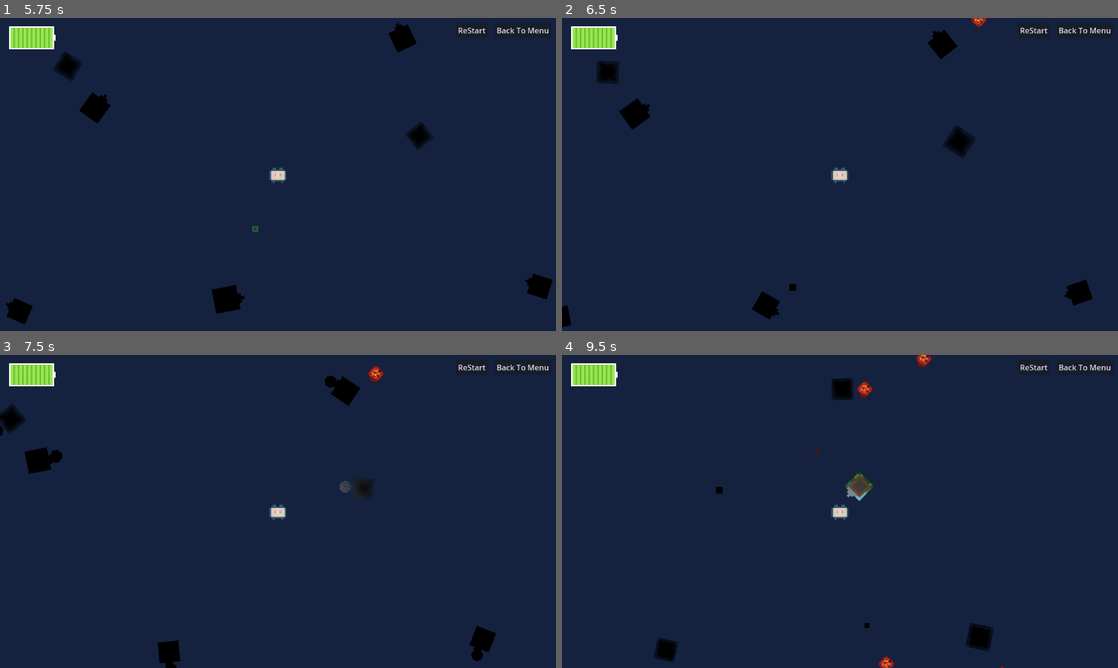
Above: before the commit, frames 1-4 (two rows, left to right).
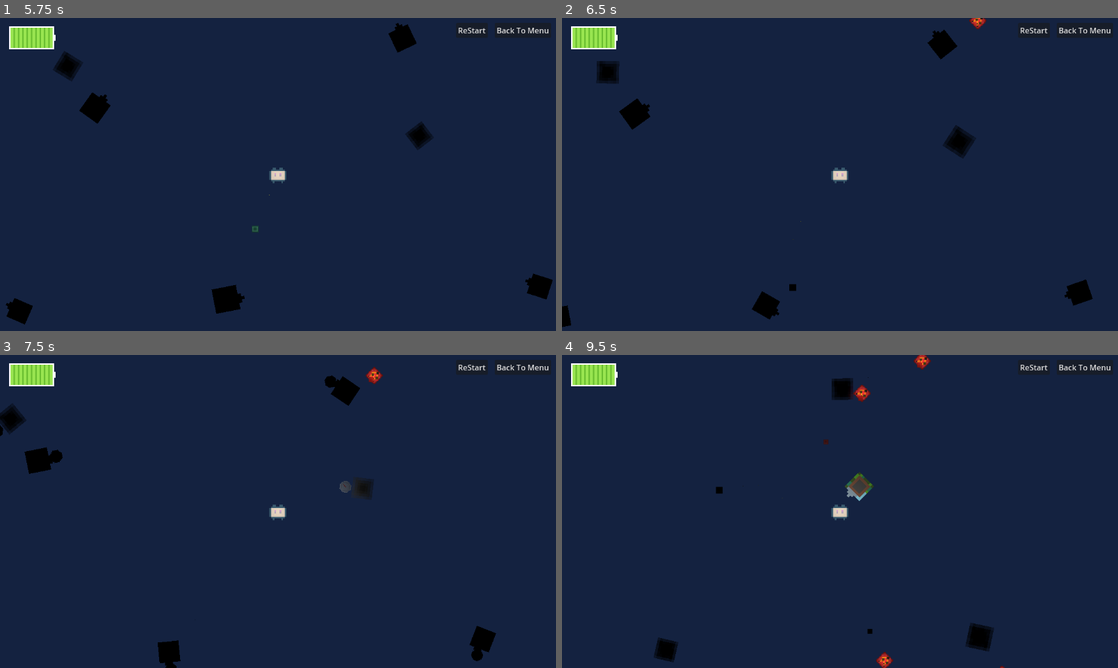
Above: after the commit, the same moments.

Repository: icysamon/LightYearsTraveler
Game: Godot game, scene res://scene/main/menu.tscn
Two runs of this game, one before a commit and one after it. Both use one fixed random seed, a clock stepped at 60 frames per second and the inputs below.
Inputs (mouse positions are in pixels of both pictures, inside the frame that each line leads up to):
- Up to frame 1 (5.75 s): click "Start" at 0.5 s; click "ReStart" at 1.25 s; click "ReStart" at 2 s; click "ReStart" at 2.75 s; click "Back To Menu" at 3.5 s; click "Start" at 4.25 s; move the mouse to (227, 299) at 5.02 s; hold Right mouse button (attack) from 5.03 s (still down)
- Up to frame 2 (6.5 s): move the mouse to (979, 136) at 5.77 s; release Right mouse button (attack) at 5.78 s; click (979, 136) at 5.85 s
- Up to frame 3 (7.5 s): move the mouse to (378, 380) at 6.52 s; hold Up (zoom in) 6.53-7.28 s; move the mouse to (250, 574) at 7.27 s; tap Down (zoom out) at 7.35 s
- Up to frame 4 (9.5 s): move the mouse to (584, 464) at 8.02 s; hold Right mouse button (attack) 8.03-8.78 s; move the mouse to (1001, 652) at 8.77 s; click (1001, 652) at 8.85 s

Frame 1 is identical in both runs. In frame 2, less than 0.1% of the frame differs, in the area x 73-77%, y 0-4%; in frame 3, 0.1%; in frame 4, 0.4%, in the area x 45-80%, y 0-100%.

Commit message:
fix: music; other

Diff:
--- a/resource/event/summary/hell.tres
+++ b/resource/event/summary/hell.tres
@@ -5,5 +5,5 @@
 [resource]
 script = ExtResource("1_nftqm")
 name = "Hell Planet"
-description = "energy -1s"
+description = "energy -1/s"
 stamina = 0
--- a/scene/child/player.tscn
+++ b/scene/child/player.tscn
@@ -1,10 +1,11 @@
-[gd_scene load_steps=7 format=3 uid="uid://cxpv1vg6rsf8v"]
+[gd_scene load_steps=8 format=3 uid="uid://cxpv1vg6rsf8v"]
 
 [ext_resource type="Script" path="res://scripts/player.gd" id="1_1c44o"]
 [ext_resource type="Texture2D" uid="uid://dc8370ps1bh1" path="res://assets/player/player.png" id="1_e5cpc"]
 [ext_resource type="PackedScene" uid="uid://b405njjdeo60g" path="res://scene/main/ui.tscn" id="3_8hhjv"]
 [ext_resource type="Script" path="res://scripts/area/player_area.gd" id="4_cmvo7"]
 [ext_resource type="Texture2D" uid="uid://blhpauqkrv0eu" path="res://assets/light/2d_lights_and_shadows_neutral_point_light.webp" id="5_860un"]
+[ext_resource type="Script" path="res://scripts/player_audio.gd" id="6_xw0tg"]
 
 [sub_resource type="RectangleShape2D" id="RectangleShape2D_m1yhp"]
 size = Vector2(70, 63)
@@ -43,4 +44,8 @@
 [node name="Timer" type="Timer" parent="."]
 autostart = true
 
+[node name="AudioStreamPlayer" type="AudioStreamPlayer" parent="."]
+bus = &"Music"
+script = ExtResource("6_xw0tg")
+
 [connection signal="timeout" from="Timer" to="." method="_on_timer_timeout"]
--- a/scripts/audio_player.gd
+++ b/scripts/audio_player.gd
@@ -1,11 +1,16 @@
 extends AudioStreamPlayer2D
 
-const menu_music = preload("res://assets/music/menu/Mixdown/menu.wav")
-const main_music = preload("res://assets/music/main/Mixdown/main_head.wav")
-const main_music_loop = preload("res://assets/music/main/Mixdown/main_loop.wav")
+var menu_music = preload("res://assets/music/menu/Mixdown/menu.wav")
+var main_music = preload("res://assets/music/main/Mixdown/main_head.wav")
+var main_music_loop = preload("res://assets/music/main/Mixdown/main_loop.wav")
 
 var flag_main_music: bool = false
 var flag_loop: bool = false
+
+
+func _ready():
+	pass
+
 
 func _process(delta):
 	if !flag_main_music:
@@ -17,17 +22,5 @@
 			stop()
 			stream = menu_music
 			play()
-	else:
-		if !is_playing() and !flag_loop:
-			stream = main_music
-			play()
-			flag_loop = true
-		elif is_playing() and stream == menu_music:
-			stop()
-			stream = main_music
-			flag_loop = true
-			play()
-		elif !is_playing() and flag_loop:
-			stream = main_music_loop
-			play()
+
 	return delta
--- a/scripts/bullet/bullet.gd
+++ b/scripts/bullet/bullet.gd
@@ -2,7 +2,7 @@
 
 var target_position : Vector2 = Vector2.ZERO
 var dir : Vector2 = Vector2.ZERO
-const speed : int = 30
+const speed : int = 23
 
 
 func _ready():
--- a/scripts/enemy.gd
+++ b/scripts/enemy.gd
@@ -1,6 +1,6 @@
 extends Sprite2D
 
-const SPEED = 40
+const SPEED = 45
 @onready var BULLET = preload("res://scene/child/bullet.tscn")
 
 var dir = Vector2.ZERO
--- /dev/null
+++ b/scripts/player_audio.gd
@@ -0,0 +1,26 @@
+extends AudioStreamPlayer
+var menu_music = preload("res://assets/music/menu/Mixdown/menu.wav")
+var main_music = preload("res://assets/music/main/Mixdown/main_head.wav")
+var main_music_loop = preload("res://assets/music/main/Mixdown/main_loop.wav")
+
+var flag_main_music: bool = true
+var flag_loop: bool = false
+
+func _ready():
+	AudioStreamPlayer2d.stop()
+
+func _process(delta):
+	if !is_playing() and !flag_loop:
+		stream = main_music
+		play()
+		flag_loop = true
+	elif is_playing() and stream == menu_music:
+		stop()
+		stream = main_music
+		flag_loop = true
+		play()
+	elif !is_playing() and flag_loop:
+		stream = main_music_loop
+		play()
+
+	return delta
Not shown: 1 places in scene/child/audio_stream_player_2d.tscn that only renumber resources
Not shown, changed: assets/music/menu/Mixdown/menu.wav
